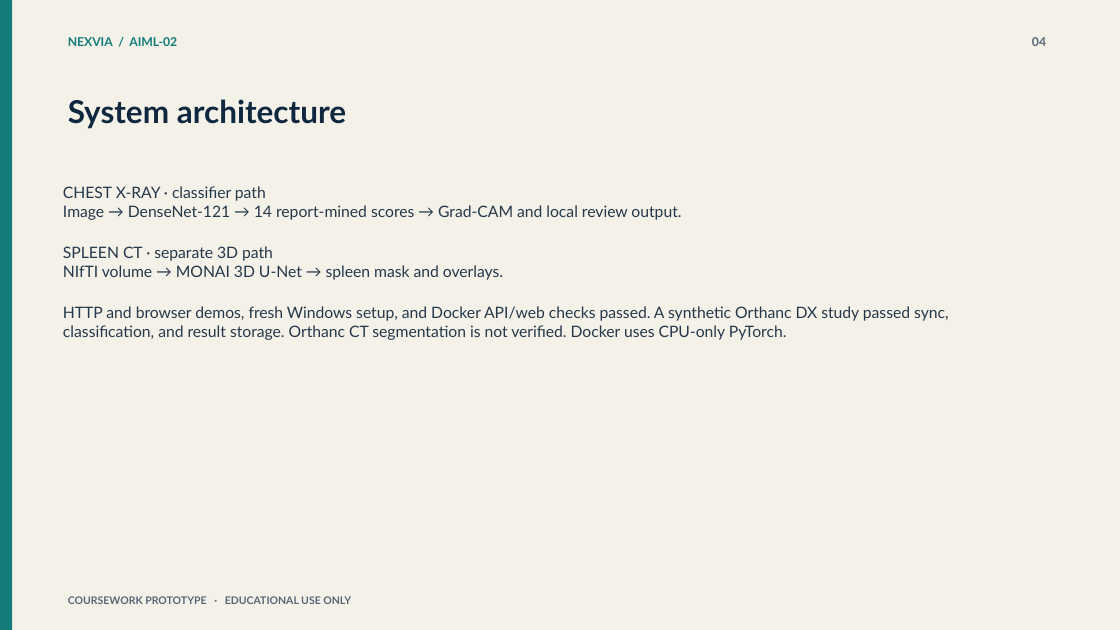
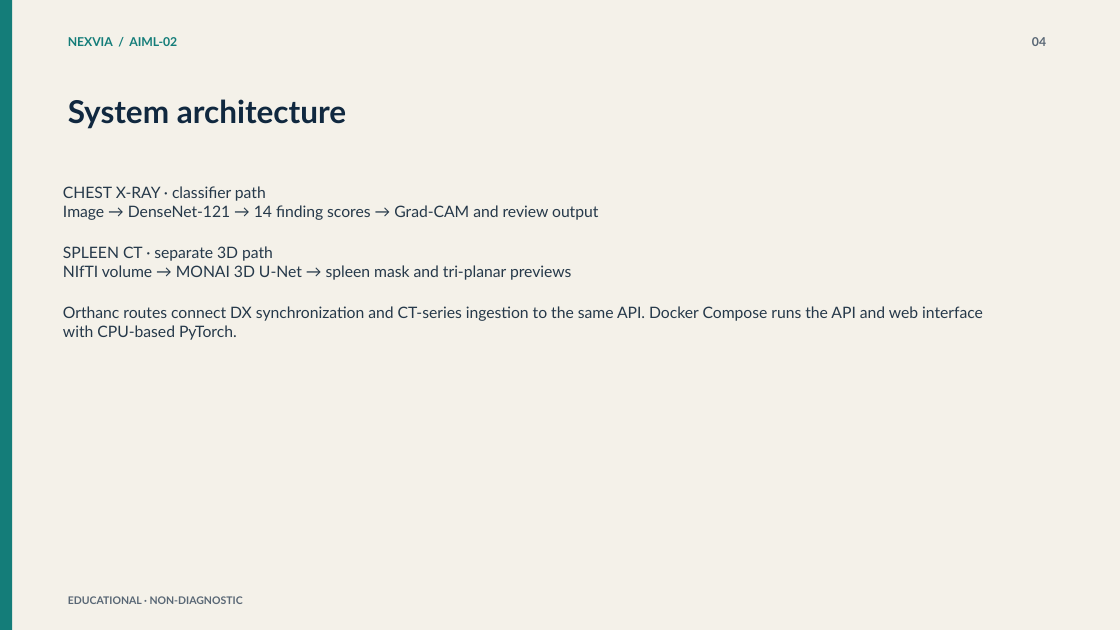
Before and after one commit to ram15x/nexvia-aiml-internship, a slide deck: slide 4 of AIML-02/deliverables/Medical_Imaging_AI_Review_Platform.pptx. Drawn at 1120x630 pixels with LibreOffice and Linux fonts; fonts in the diff are those of the drawing. Boxes give left, top, right and bottom in pixels: in the first picture for what was removed or moved away, otherwise in the second. Text is boxed around its words. In the diff, an @@ line names an element or a change of style, - is before the commit and + after.

```diff
--- a/AIML-02/deliverables/Medical_Imaging_AI_Review_Platform.pptx
+++ b/AIML-02/deliverables/Medical_Imaging_AI_Review_Platform.pptx
@@ text at (63, 205, 598, 220): text changed @@
-Image → DenseNet-121 → 14 report-mined scores → Grad-CAM and local review output.
+Image → DenseNet-121 → 14 finding scores → Grad-CAM and review output
@@ text at (63, 265, 983, 340): text changed @@
-NIfTI volume → MONAI 3D U-Net → spleen mask and overlays.
-HTTP and browser demos, fresh Windows setup, and Docker API/web checks passed. A synthetic Orthanc DX study passed sync, classification, and result storage. Orthanc CT segmentation is not verified. Docker uses CPU-only PyTorch.
+NIfTI volume → MONAI 3D U-Net → spleen mask and tri-planar previews
+Orthanc routes connect DX synchronization and CT-series ingestion to the same API. Docker Compose runs the API and web interface with CPU-based PyTorch.
@@ text at (68, 596, 243, 604): text changed @@
-COURSEWORK PROTOTYPE · EDUCATIONAL USE ONLY
+EDUCATIONAL · NON-DIAGNOSTIC
```
Also in this commit, not shown: 9 other slides changed, 19 other files.
